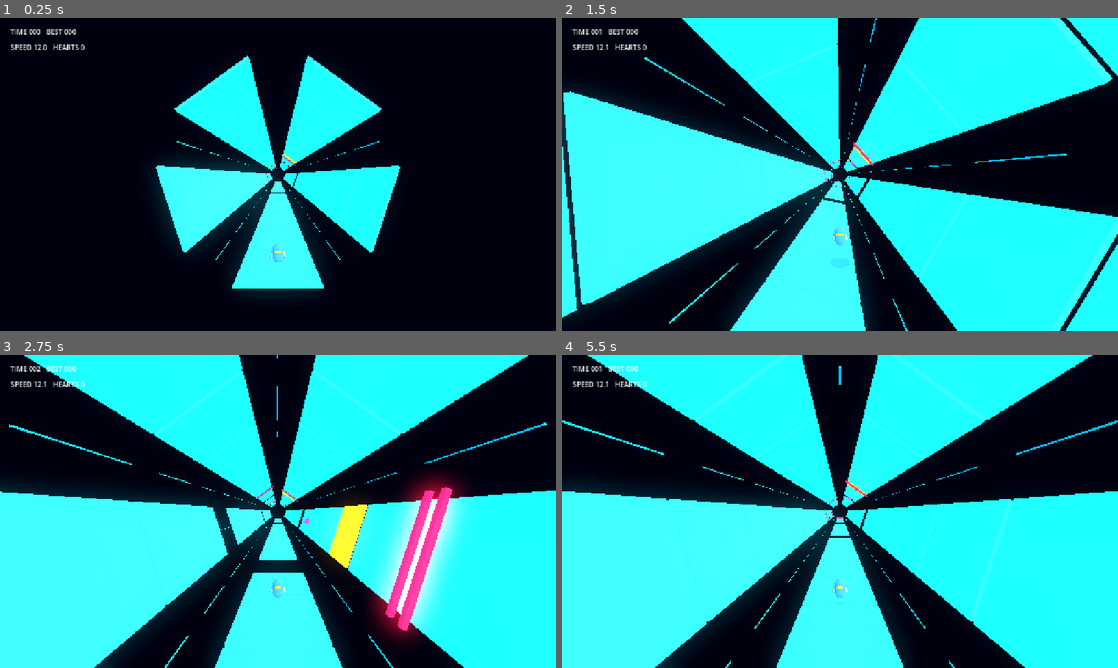
Above: before the commit, frames 1-4 (two rows, left to right).
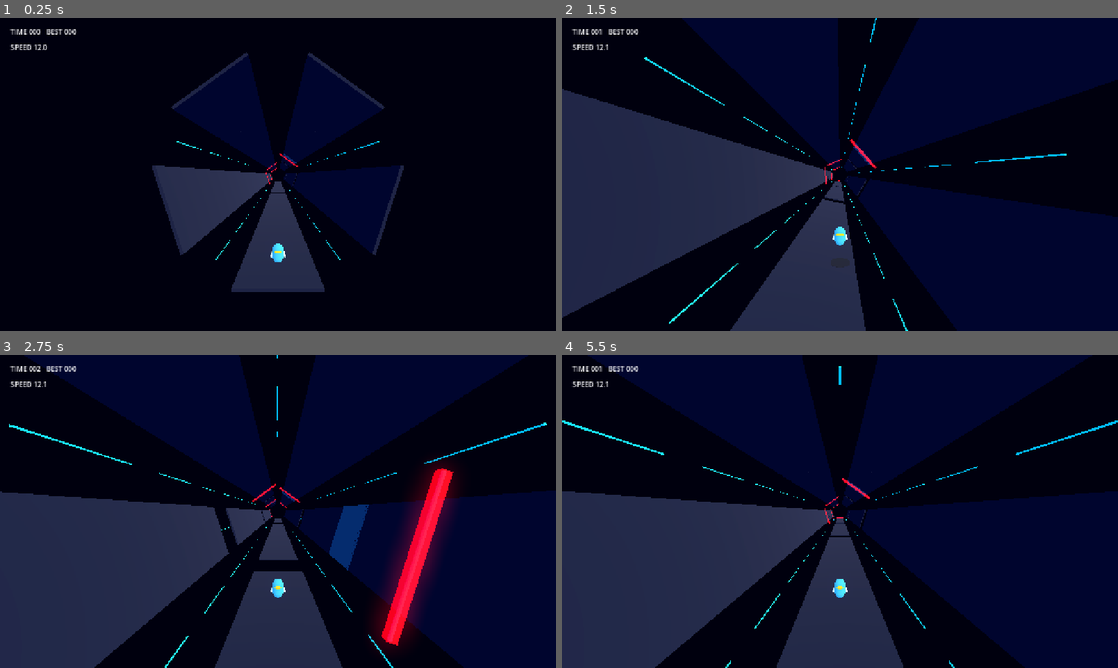
Above: after the commit, the same moments.

Repository: jeoungan/Project_1
Game: Godot game, scene res://scenes/main/ElectronDashGame.tscn
Same seed, same stepped clock (60 frames per second), same inputs: the game is played once before the commit and once after it.
Inputs:
- Up to frame 1 (0.25 s): no input
- Up to frame 2 (1.5 s): hold D (move_right) 0.53-1.28 s; hold Space (jump) 0.53-1.28 s; hold A (move_left) from 1.28 s (still down); tap Space (jump) at 1.35 s
- Up to frame 3 (2.75 s): tap Space (jump) at 1.52, 1.82 s; release A (move_left) at 2.03 s; hold D (move_right) from 2.03 s (still down); hold Space (jump) from 2.03 s (still down)
- Up to frame 4 (5.5 s): release D (move_right) at 2.78 s; release Space (jump) at 2.78 s; hold W 2.78-3.53 s; tap Space (jump) at 2.85, 3.02, 3.32, 4.35, 4.52, 4.82 s; hold Space (jump) 3.53-4.28 s; hold A (move_left) from 3.53 s (still down); tap R (restart) at 4.15 s; hold Space (jump) from 5.03 s (still down)

The runs differ from the first frame. In frame 1, 18% of the frame differs, in the area x 9-73%, y 8-88%; in frame 2, 63%; in frame 3, 65%, in the area x 0-100%, y 0-100%; in frame 4, 64%.

Commit message:
fix: connect tiles and simplify hazards

Diff:
--- a/scripts/electron_dash/electron_dash_game.gd
+++ b/scripts/electron_dash/electron_dash_game.gd
@@ -12,11 +12,11 @@
 @export var lane_turn_speed: float = 8.0
 @export var auto_restart_seconds: float = 1.1
 @export var respawn_invincible_seconds: float = 2.0
-@export var max_extra_lives: int = 2
 @export var visual_grid_lanes: int = 10
 @export var hazard_check_lead: float = 0.15
 @export var jump_buffer_seconds: float = 0.14
 @export var jump_ready_height: float = 0.08
+@export var lane_change_grace_seconds: float = 0.22
 
 var player_lane: int = 0
 var target_angle: float = 0.0
@@ -28,10 +28,10 @@
 var score: int = 0
 var best_score: int = 0
 var survival_time: float = 0.0
-var extra_lives: int = 0
 var invincible_timer: float = 0.0
 var status_message_timer: float = 0.0
 var jump_buffer_timer: float = 0.0
+var lane_change_grace_timer: float = 0.0
 var next_segment_index: int = 0
 var segments: Array = []
 var restart_countdown: float = 0.0
@@ -64,10 +64,10 @@
 	distance = 0.0
 	survival_time = 0.0
 	score = 0
-	extra_lives = 0
 	invincible_timer = 0.0
 	status_message_timer = 0.0
 	jump_buffer_timer = 0.0
+	lane_change_grace_timer = 0.0
 	next_segment_index = 0
 	is_alive = true
 	restart_countdown = 0.0
@@ -103,6 +103,8 @@
 		overlay_label.visible = false
 	if jump_buffer_timer > 0.0:
 		jump_buffer_timer = max(0.0, jump_buffer_timer - delta)
+	if lane_change_grace_timer > 0.0:
+		lane_change_grace_timer = max(0.0, lane_change_grace_timer - delta)
 	_update_jump(delta)
 	_try_consume_jump()
 	_update_player_transform(delta)
@@ -112,6 +114,7 @@
 func _change_lane(delta_lane: int) -> void:
 	player_lane = Rules.wrap_lane(player_lane, delta_lane, lane_count)
 	target_angle = _roll_for_lane(player_lane)
+	lane_change_grace_timer = lane_change_grace_seconds
 
 func _queue_jump() -> void:
 	jump_buffer_timer = jump_buffer_seconds
@@ -151,14 +154,7 @@
 		if not bool(segment["checked"]) and _segment_reaches_player(root.position.z):
 			segment["checked"] = true
 			var data: Dictionary = segment["data"]
-			if Rules.segment_has_heart(data, player_lane):
-				_collect_heart()
-				var hearts: Array = data["hearts"]
-				hearts[player_lane] = false
-				data["hearts"] = hearts
-				segment["data"] = data
-				_rebuild_segment(segment)
-			if invincible_timer <= 0.0 and Rules.should_crash(data, player_lane, jump_height <= 0.08, false):
+			if _hazards_are_active() and invincible_timer <= 0.0 and Rules.should_crash(data, player_lane, jump_height <= 0.08, false):
 				_handle_crash()
 		if root.position.z > player_z + segment_depth * 4.0:
 			root.position.z = farthest_z - segment_depth
@@ -175,26 +171,16 @@
 		result = min(result, root.position.z)
 	return result
 
-func _collect_heart() -> void:
-	extra_lives = min(max_extra_lives, extra_lives + 1)
-	overlay_label.visible = false
-	status_message_timer = 0.0
-
 func _handle_crash() -> void:
 	if invincible_timer > 0.0:
 		return
-	if extra_lives > 0:
-		extra_lives -= 1
-		invincible_timer = respawn_invincible_seconds
-		jump_height = max(jump_height, 1.0)
-		vertical_velocity = jump_velocity * 0.35
-		overlay_label.visible = false
-		status_message_timer = 0.0
-		return
 	_game_over()
 
 func _segment_reaches_player(segment_z: float) -> bool:
 	return segment_z >= player_z - hazard_check_lead
+
+func _hazards_are_active() -> bool:
+	return lane_change_grace_timer <= 0.0
 
 func _game_over() -> void:
 	is_alive = false
@@ -226,12 +212,10 @@
 	root.add_child(_make_tunnel_grid())
 	for lane in range(lane_count):
 		if Rules.segment_has_floor(data, lane):
-			var color := Color(1.0, 0.55, 0.1, 1.0) if Rules.segment_has_unstable(data, lane) else Color(0.1, 0.9, 1.0, 1.0)
-			root.add_child(_make_tile(lane, color, Rules.segment_has_unstable(data, lane)))
+			var is_unstable := Rules.segment_has_unstable(data, lane)
+			root.add_child(_make_tile(lane, _tile_color(is_unstable), is_unstable))
 		if Rules.segment_has_laser(data, lane):
 			root.add_child(_make_laser(lane))
-		if Rules.segment_has_heart(data, lane):
-			root.add_child(_make_heart(lane))
 
 func _make_tunnel_grid() -> Node3D:
 	var grid := Node3D.new()
@@ -258,27 +242,19 @@
 
 func _make_laser(lane: int) -> Node3D:
 	var root := Node3D.new()
-	var panel_width: float = _panel_width(0.56)
-	for z_offset in [-0.22, 0.22]:
-		var mesh := BoxMesh.new()
-		mesh.size = Vector3(panel_width, 0.12, 0.12)
-		mesh.material = _make_emissive_material(Color(1.0, 0.05, 0.18, 1.0), 3.0)
-		var laser := MeshInstance3D.new()
-		laser.mesh = mesh
-		_place_on_tunnel(laser, lane, tunnel_radius - 1.05)
-		laser.position.z += z_offset
-		root.add_child(laser)
+	var panel_width: float = _panel_width(0.72)
+	root.add_child(_make_laser_beam(lane, Vector3(panel_width, 0.22, 0.20), Color(1.0, 0.02, 0.08, 0.42), 2.2))
+	root.add_child(_make_laser_beam(lane, Vector3(panel_width, 0.055, 0.075), Color(1.0, 0.02, 0.08, 1.0), 4.0))
 	return root
 
-func _make_heart(lane: int) -> MeshInstance3D:
-	var mesh := SphereMesh.new()
-	mesh.radius = 0.28
-	mesh.height = 0.38
-	mesh.material = _make_emissive_material(Color(1.0, 0.12, 0.42, 1.0), 2.4)
-	var heart := MeshInstance3D.new()
-	heart.mesh = mesh
-	_place_on_tunnel(heart, lane, tunnel_radius - 1.18)
-	return heart
+func _make_laser_beam(lane: int, size: Vector3, color: Color, energy: float) -> MeshInstance3D:
+	var mesh := BoxMesh.new()
+	mesh.size = size
+	mesh.material = _make_laser_material(color, energy)
+	var laser := MeshInstance3D.new()
+	laser.mesh = mesh
+	_place_on_tunnel(laser, lane, tunnel_radius - 1.05)
+	return laser
 
 func _place_on_tunnel(node: Node3D, lane: int, radius: float) -> void:
 	var angle: float = _visual_lane_angle(lane)
@@ -298,8 +274,11 @@
 func _panel_width(scale_factor: float) -> float:
 	return max(2.2, TAU * tunnel_radius / float(lane_count) * scale_factor)
 
-func _tile_depth(is_unstable: bool) -> float:
-	return segment_depth * (0.86 if is_unstable else 0.96)
+func _tile_depth(_is_unstable: bool) -> float:
+	return segment_depth * 1.08
+
+func _tile_color(is_unstable: bool) -> Color:
+	return Color(0.035, 0.10, 0.24, 1.0) if is_unstable else Color(0.012, 0.045, 0.14, 1.0)
 
 func _configure_world() -> void:
 	var environment := Environment.new()
@@ -366,8 +345,14 @@
 	material.emission_energy_multiplier = energy
 	return material
 
+func _make_laser_material(color: Color, energy: float) -> StandardMaterial3D:
+	var material := _make_emissive_material(color, energy)
+	if color.a < 1.0:
+		material.transparency = BaseMaterial3D.TRANSPARENCY_ALPHA
+	return material
+
 func _update_hud() -> void:
 	score_label.text = "TIME %03d   BEST %03d" % [score, best_score]
-	speed_label.text = "SPEED %.1f   HEARTS %d" % [Rules.speed_for_distance(distance), extra_lives]
+	speed_label.text = "SPEED %.1f" % Rules.speed_for_distance(distance)
 	hint_label.text = "A/D or Arrows   W/Up: jump   R: restart"
 	hint_label.visible = false
--- a/scripts/electron_dash/electron_dash_rules.gd
+++ b/scripts/electron_dash/electron_dash_rules.gd
@@ -31,12 +31,6 @@
 		return false
 	return bool(unstable[lane])
 
-static func segment_has_heart(segment: Dictionary, lane: int) -> bool:
-	var hearts: Array = segment.get("hearts", [])
-	if lane < 0 or lane >= hearts.size():
-		return false
-	return bool(hearts[lane])
-
 static func should_crash(segment: Dictionary, lane: int, is_grounded: bool, _is_ducking: bool) -> bool:
 	if is_grounded and not segment_has_floor(segment, lane):
 		return true
@@ -53,12 +47,10 @@
 	var floors: Array = []
 	var lasers: Array = []
 	var unstable: Array = []
-	var hearts: Array = []
 	for _i in range(lane_count):
 		floors.append(true)
 		lasers.append(false)
 		unstable.append(false)
-		hearts.append(false)
 
 	if index >= SAFE_START_SEGMENTS:
 		if index % 5 == 0:
@@ -75,12 +67,6 @@
 			var unstable_lane := positive_mod(index * 4 + 1, lane_count)
 			if bool(floors[unstable_lane]) and not bool(lasers[unstable_lane]):
 				unstable[unstable_lane] = true
-		if index % 11 == 0:
-			var heart_lane := positive_mod(index * 3 + 4, lane_count)
-			floors[heart_lane] = true
-			lasers[heart_lane] = false
-			unstable[heart_lane] = false
-			hearts[heart_lane] = true
 		if not _arrays_have_safe_lane(floors, lasers, unstable, lane_count):
 			var safe_lane := positive_mod(index + 1, lane_count)
 			floors[safe_lane] = true
@@ -91,8 +77,7 @@
 		"index": index,
 		"floors": floors,
 		"lasers": lasers,
-		"unstable": unstable,
-		"hearts": hearts
+		"unstable": unstable
 	}
 
 static func segment_has_safe_lane(segment: Dictionary, lane_count: int = LANE_COUNT) -> bool:
--- a/scripts/tests/test_electron_dash_game_behavior.gd
+++ b/scripts/tests/test_electron_dash_game_behavior.gd
@@ -20,7 +20,13 @@
 		return
 	if not _check(game.segment_depth >= 3.2, "rows are spaced far enough to read gaps"):
 		return
-	if not _check(game._tile_depth(false) >= game.segment_depth * 0.92, "ordinary road tiles connect into a continuous path"):
+	if not _check(game._tile_depth(false) >= game.segment_depth * 1.02, "ordinary road tiles overlap into a continuous path"):
+		return
+	var stable_color: Color = game._tile_color(false)
+	var unstable_color: Color = game._tile_color(true)
+	if not _check(stable_color.b < 0.28 and stable_color.r < 0.08, "stable tiles are dark navy"):
+		return
+	if not _check(unstable_color.b > stable_color.b and unstable_color.r < 0.12, "unstable tiles are a lighter navy"):
 		return
 	if not _check(game.lane_turn_speed <= 9.0, "lane rotation is eased instead of snapping"):
 		return
@@ -51,20 +57,14 @@
 		return
 
 	game.reset_game()
-	game._collect_heart()
-	if not _check(game.extra_lives == 1, "heart pickup grants an extra life"):
+	var overlay_label: Label = game.get_node("%OverlayLabel")
+	game._change_lane(1)
+	if not _check(game.lane_change_grace_timer > 0.0, "lane changes get a short collision grace window"):
 		return
-	var overlay_label: Label = game.get_node("%OverlayLabel")
-	if not _check(not overlay_label.visible, "heart pickup does not show center text"):
+	if not _check(not game._hazards_are_active(), "hazards pause while the lane is rotating"):
 		return
-	game._handle_crash()
-	if not _check(game.is_alive, "extra life respawns instead of ending the run"):
-		return
-	if not _check(game.extra_lives == 0, "respawn consumes one extra life"):
-		return
-	if not _check(game.invincible_timer > 0.0, "respawn grants brief invincibility"):
-		return
-	if not _check(not overlay_label.visible, "extra life respawn does not show center text"):
+	game._process(game.lane_change_grace_seconds + 0.05)
+	if not _check(game._hazards_are_active(), "hazards resume after lane rotation grace"):
 		return
 
 	if not _check(not game._segment_reaches_player(game.player_z - game.segment_depth * 0.45), "hazard check does not fire before the tile is under the player"):
--- a/scripts/tests/test_electron_dash_rules.gd
+++ b/scripts/tests/test_electron_dash_rules.gd
@@ -28,7 +28,7 @@
 		return
 	if not _check(default_segment["unstable"].size() == 5, "default segment has five unstable flags"):
 		return
-	if not _check(default_segment["hearts"].size() == 5, "default segment has five heart lanes"):
+	if not _check(not default_segment.has("hearts"), "segments do not spawn collectibles"):
 		return
 
 	var five_lane_gap_a: Array = Rules.make_segment(10, 5)["floors"]
@@ -43,15 +43,11 @@
 	if not _check(jump_gap_segment["floors"].find(false) >= 0, "jump-gap segments still create a visible hole"):
 		return
 
-	var heart_segment := Rules.make_segment(11, 5)
-	var heart_lane: int = heart_segment["hearts"].find(true)
-	if not _check(heart_lane >= 0, "heart pickups appear in the corridor"):
-		return
-	if not _check(Rules.segment_has_floor(heart_segment, heart_lane), "heart pickup sits on a floor"):
-		return
-
 	for index in range(Rules.SAFE_START_SEGMENTS, Rules.SAFE_START_SEGMENTS + 30):
-		if not _check(Rules.segment_has_safe_lane(Rules.make_segment(index, 5), 5), "generated segment remains avoidable"):
+		var generated_segment: Dictionary = Rules.make_segment(index, 5)
+		if not _check(not generated_segment.has("hearts"), "generated segments stay collectible-free"):
+			return
+		if not _check(Rules.segment_has_safe_lane(generated_segment, 5), "generated segment remains avoidable"):
 			return
 
 	var safe_segment := Rules.make_segment(0, 12)
@@ -62,8 +58,7 @@
 	var danger_segment := {
 		"floors": [true, false, true],
 		"lasers": [false, true, false],
-		"unstable": [false, false, true],
-		"hearts": [false, false, false]
+		"unstable": [false, false, true]
 	}
 	if not _check(Rules.should_crash(danger_segment, 1, true, false), "grounded player crashes on missing floor"):
 		return
Not shown, changed: README.md
